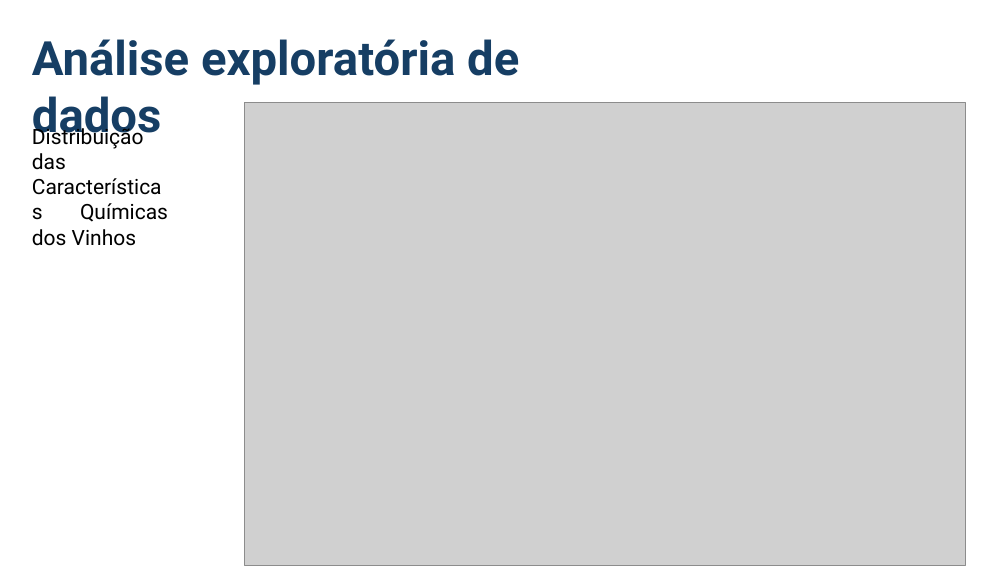
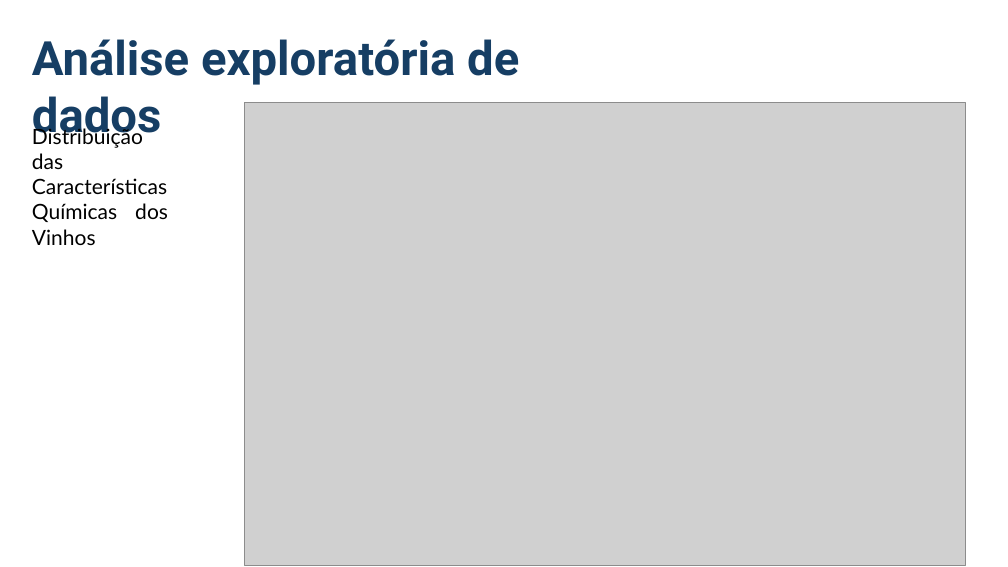
Before and after one commit to miguelamoreira/wineNotebook, a slide deck: slide 5 of apresentacao.pptx (slide 4 before the commit). Drawn at 1008x567 pixels with LibreOffice and Linux fonts; fonts in the diff are those of the drawing; grey boxes stand for pictures. Boxes give left, top, right and bottom in pixels: in the first picture for what was removed or moved away, otherwise in the second. Text is boxed around its words. In the diff, an @@ line names an element or a change of style, - is before the commit and + after.

```diff
--- a/apresentacao.pptx
+++ b/apresentacao.pptx
@@ text "Distribuição das Características Químicas dos ..." at (x1=32, y1=125, x2=168, y2=245): font Roboto to Lato @@
```
Also in this commit, not shown: 2 other slides changed, 1 slide added, 1 other file.
